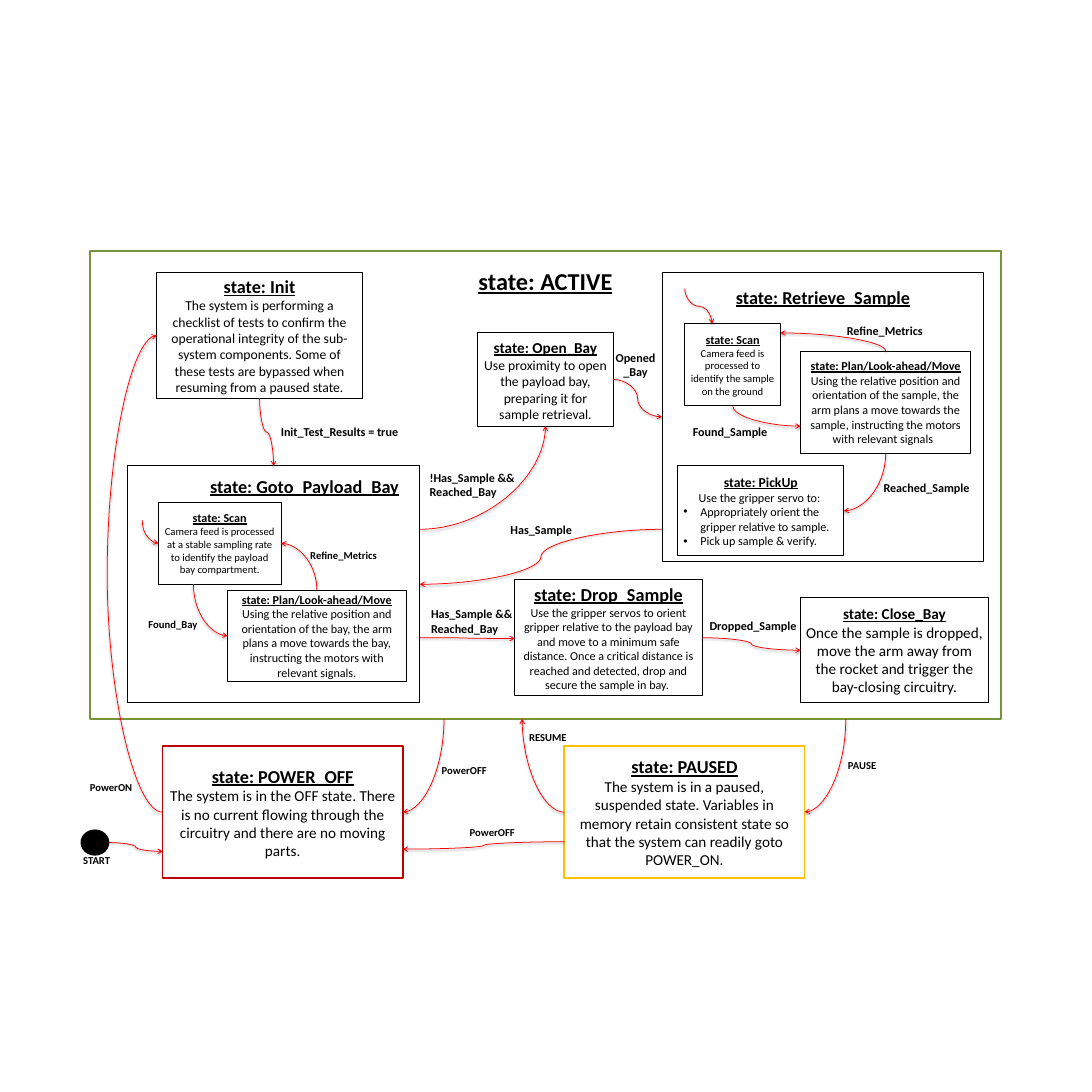
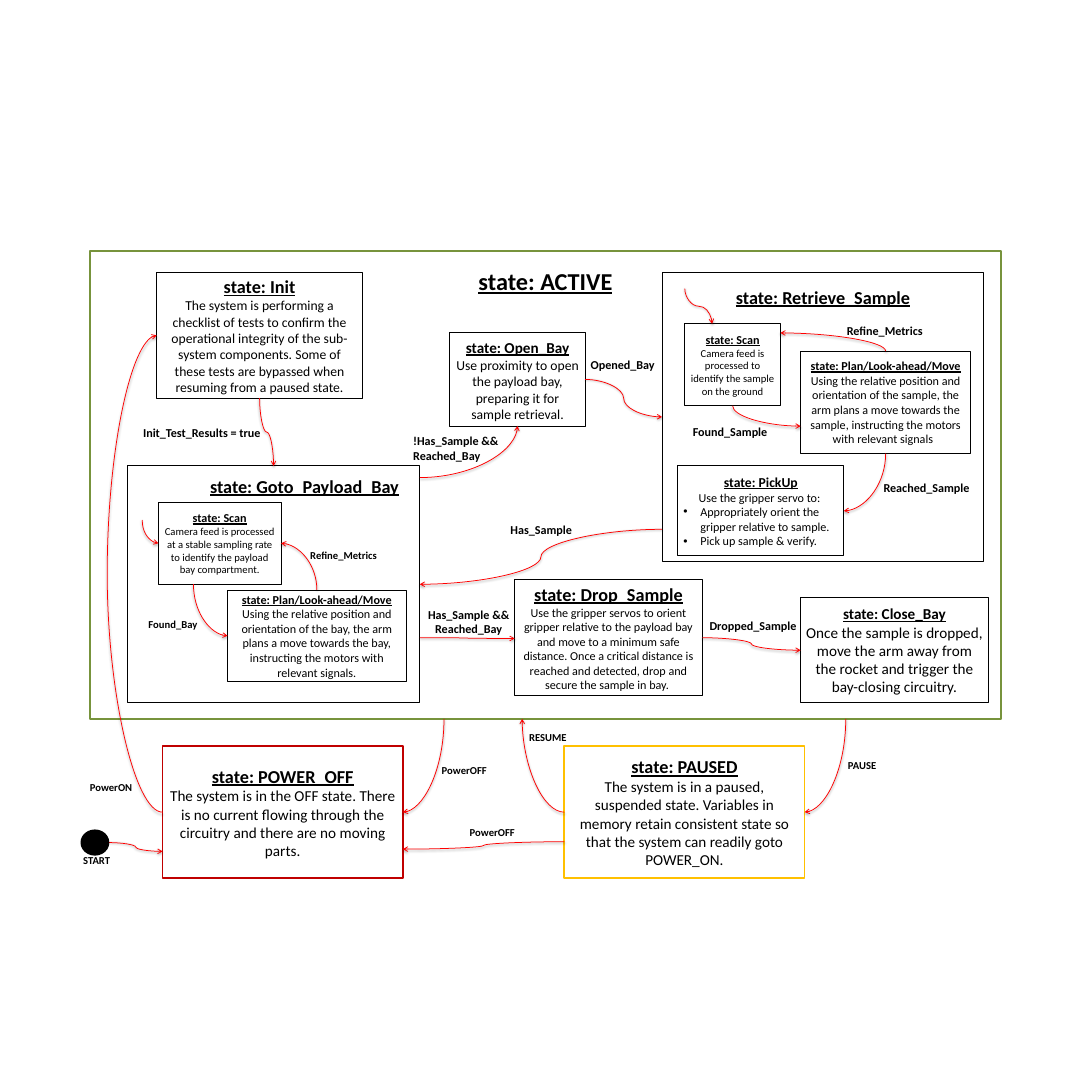
Before and after one commit to finger563/agse2015, a slide deck: slide 1 of design/statechart/agse_design_statechart.pptx. Drawn at 1092x1092 pixels with LibreOffice and Linux fonts; fonts in the diff are those of the drawing. Boxes give left, top, right and bottom in pixels: in the first picture for what was removed or moved away, otherwise in the second. Text is boxed around its words. In the diff, an @@ line names an element or a change of style, - is before the commit and + after.

```diff
--- a/design/statechart/agse_design_statechart.pptx
+++ b/design/statechart/agse_design_statechart.pptx
@@ rectangle "state: Open_Bay": place and size @@
-rectangle "state: Open_Bay" at box(478, 333, 613, 426)
+rectangle "state: Open_Bay" at box(450, 333, 585, 426)
@@ curved arrow moved from (613, 379) - (662, 417) to (585, 379) - (662, 417) @@
@@ text at box(591, 360, 655, 371): text changed @@
-Opened
-_Bay
+Opened_Bay
@@ text "Init_Test_Results = true": place and size @@
-text "Init_Test_Results = true" at box(281, 427, 398, 438)
+text "Init_Test_Results = true" at box(143, 428, 260, 439)
@@ text "!Has_Sample && Reached_Bay": place and size @@
-text "!Has_Sample && Reached_Bay" at box(430, 473, 497, 498)
+text "!Has_Sample && Reached_Bay" at box(413, 436, 480, 462)
@@ curved arrow moved from (420, 529) - (545, 426) to (420, 478) - (518, 426) @@
@@ text "Has_Sample && Reached_Bay" at box(428, 610, 502, 635): alignment left to centre @@
```
Also in this commit, not shown: 1 other file.
